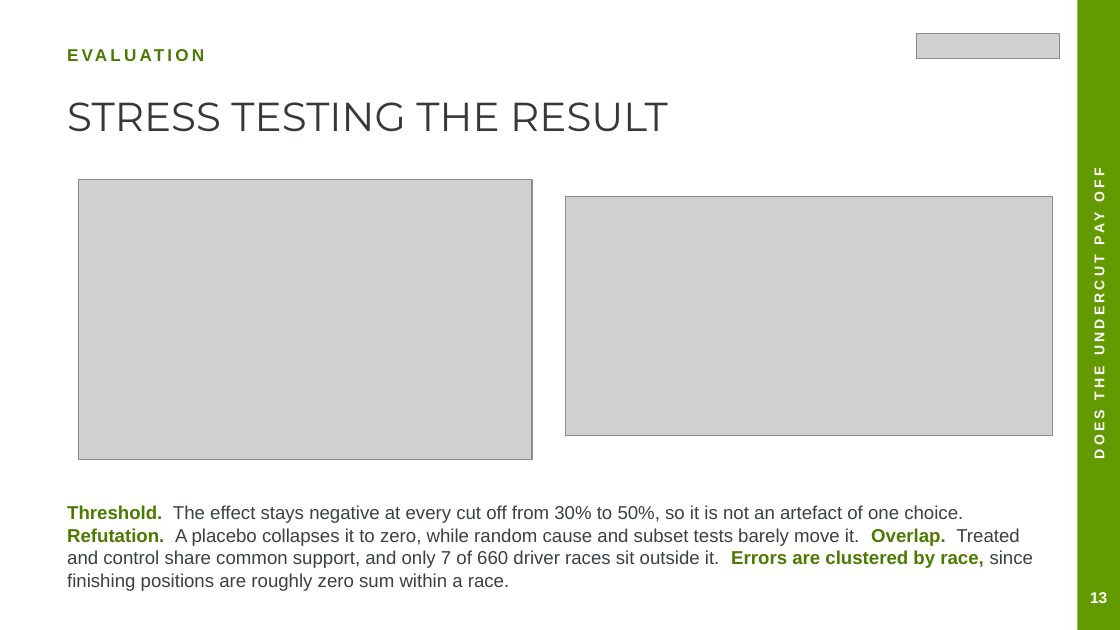
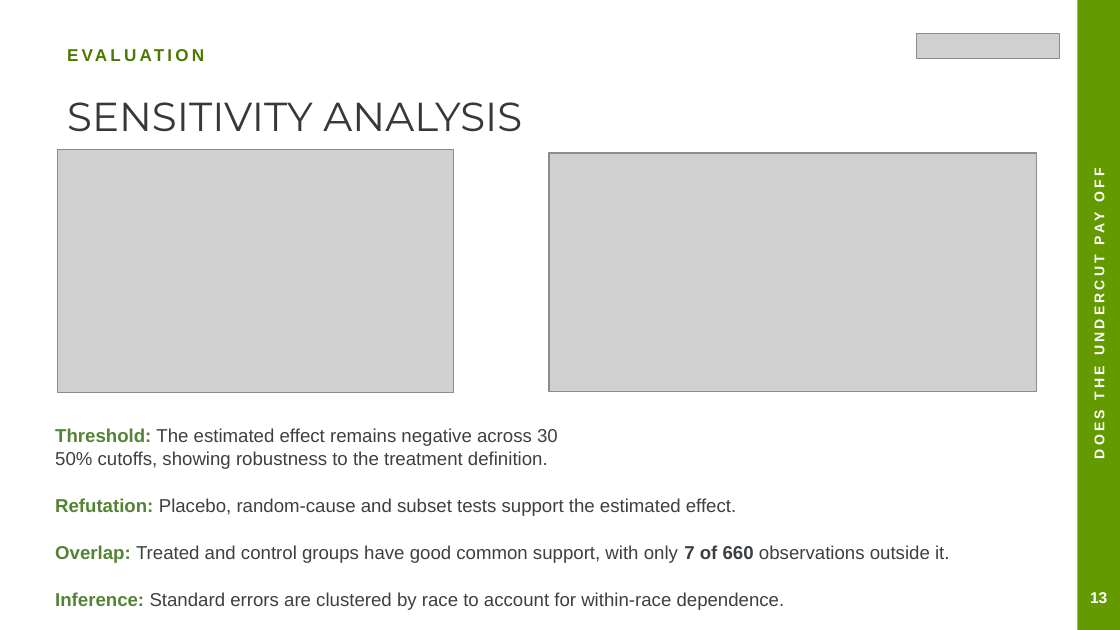
Before and after one commit to Munish0303/dai-mission-group-K, a slide deck: slide 17 of presentation.pptx. Drawn at 1120x630 pixels with LibreOffice and Linux fonts; fonts in the diff are those of the drawing; grey boxes stand for pictures. Boxes give left, top, right and bottom in pixels: in the first picture for what was removed or moved away, otherwise in the second. Text is boxed around its words. In the diff, an @@ line names an element or a change of style, - is before the commit and + after.

```diff
--- a/presentation.pptx
+++ b/presentation.pptx
@@ text at (67, 102, 522, 132): text changed @@
-STRESS TESTING THE RESULT
+SENSITIVITY ANALYSIS
@@ picture: place and size @@
-picture at (78, 179, 532, 459)
+picture at (58, 150, 454, 393)
@@ picture: place and size @@
-picture at (566, 197, 1053, 436)
+picture at (549, 153, 1036, 392)
@@ text at (55, 428, 949, 610): text changed @@
-Threshold. The effect stays negative at every cut off from 30% to 50%, so it is not an artefact of one choice. Refutation. A placebo collapses it to zero, while random cause and subset tests barely move it. Overlap. Treated and control share common support, and only 7 of 660 driver races sit outside it. Errors are clustered by race, since finishing positions are roughly zero sum within a race.
+Threshold: The estimated effect remains negative across 30
+50% cutoffs, showing robustness to the treatment definition.
+Refutation: Placebo, random-cause and subset tests support the estimated effect.
+Overlap: Treated and control groups have good common support, with only 7 of 660 observations outside it.
+Inference: Standard errors are clustered by race to account for within-race dependence.
```
Also in this commit, not shown: 31 other slides changed, 4 slides added, 3 slides removed, 2 other files.
